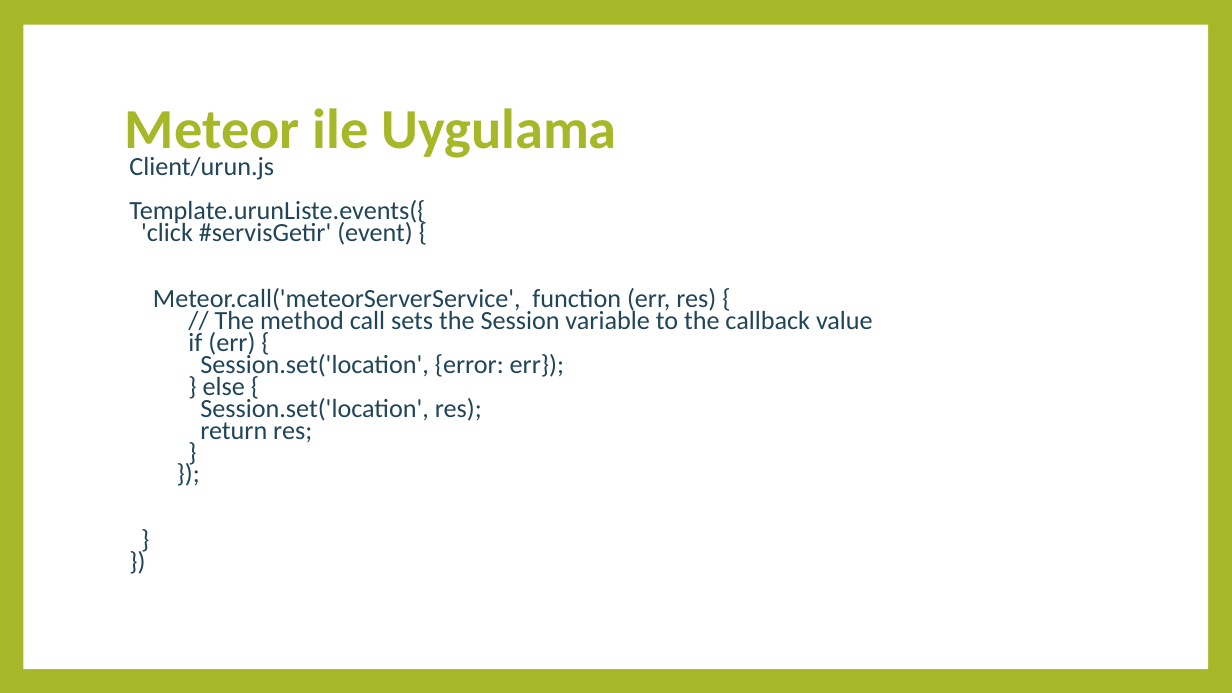
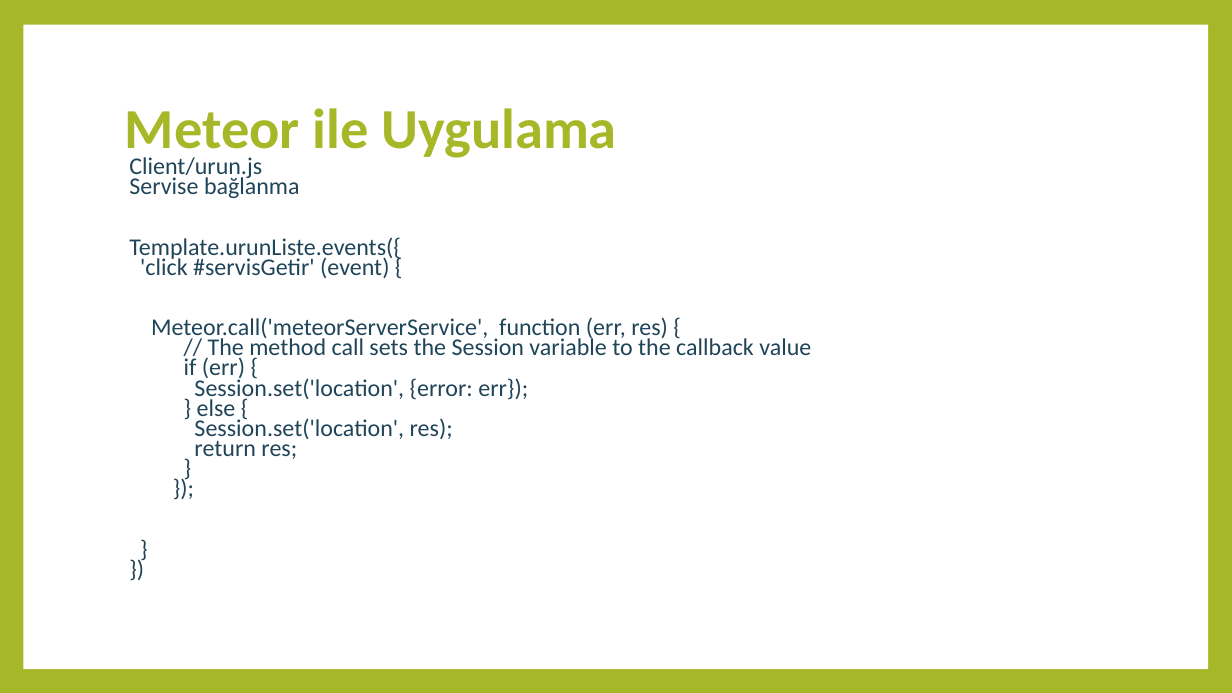
Before and after one commit to furkansavsatli/Meteor-Nodejs, a slide deck: slide 33 of Meteor-Nodejs-sunum.pptx. Drawn at 1232x693 pixels with LibreOffice and Linux fonts; fonts in the diff are those of the drawing. Boxes give left, top, right and bottom in pixels: in the first picture for what was removed or moved away, otherwise in the second. Text is boxed around its words. In the diff, an @@ line names an element or a change of style, - is before the commit and + after.

```diff
--- a/Meteor-Nodejs-sunum.pptx
+++ b/Meteor-Nodejs-sunum.pptx
@@ text at [129, 174, 300, 198]: paragraph added @@
+Servise bağlanma
@@ text at [129, 157, 811, 459]: size 20.4 to 18.7 pt @@
```
Also in this commit, not shown: 3 other slides changed, 2 slides added, 2 slides removed, 3 other files.
